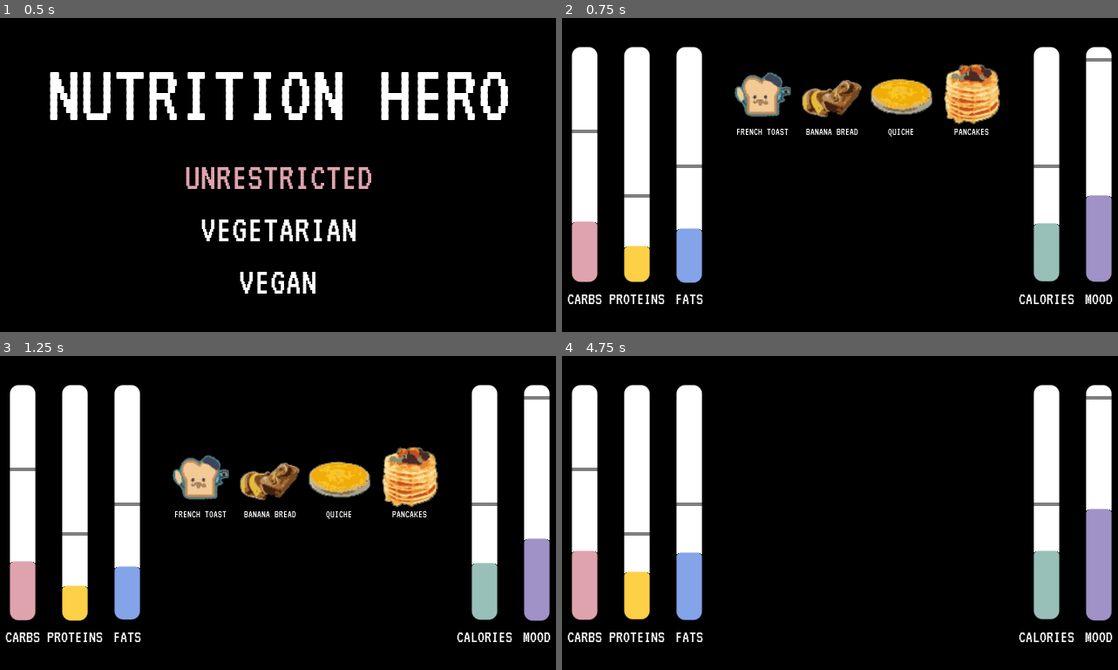
Above: before the commit, frames 1-4 (two rows, left to right).
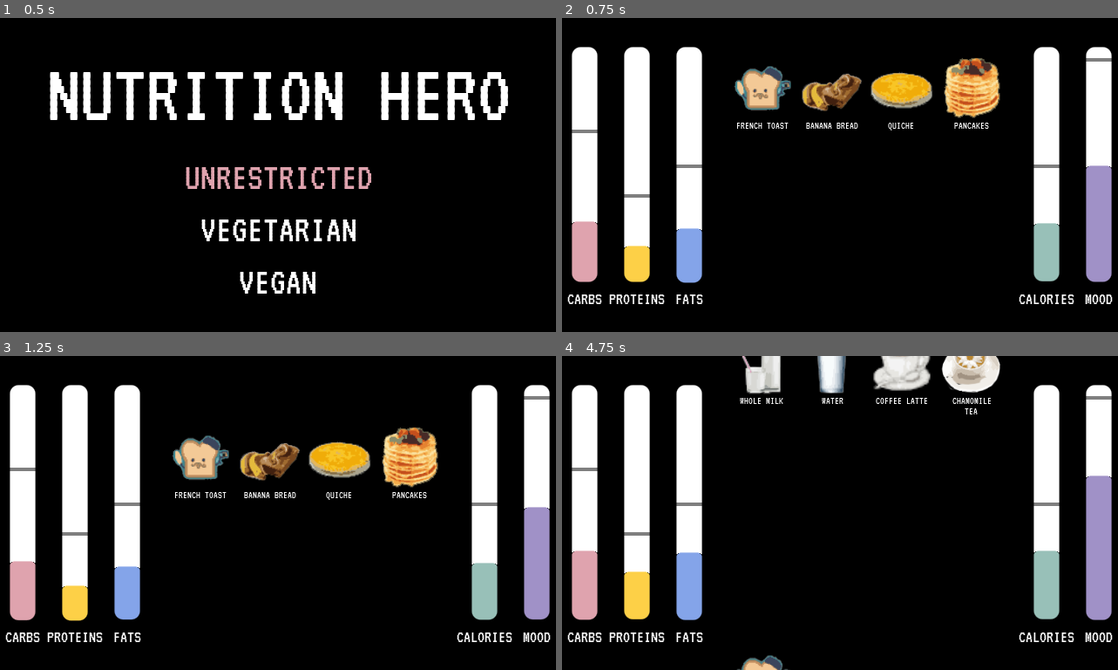
Above: after the commit, the same moments.

Repository: knightsean00/hippo
Game: Godot game, scene res://Scene/Game.tscn
Same seed, same stepped clock (60 frames per second), same inputs: the game is played once before the commit and once after it.
Inputs (mouse positions are in pixels of both pictures, inside the frame that each line leads up to):
- Up to frame 1 (0.5 s): no input
- Up to frame 2 (0.75 s): tap Enter at 0.5 s; move the mouse to (962, 159) at 0.52 s; click (962, 159) at 0.67 s
- Up to frame 3 (1.25 s): no input
- Up to frame 4 (4.75 s): move the mouse to (762, 478) at 1.27 s; click (762, 478) at 1.42 s; move the mouse to (895, 443) at 2.02 s; click (895, 443) at 2.17 s; move the mouse to (812, 575) at 2.77 s; click (812, 575) at 2.92 s; move the mouse to (1006, 560) at 3.52 s; click (1006, 560) at 3.67 s; move the mouse to (673, 465) at 4.27 s; click (673, 465) at 4.42 s

Frame 1 is identical in both runs. In frame 2, 5.4% of the frame differs, in the area x 30-99%, y 12-85%; in frame 3, 7.6%, in the area x 30-99%, y 22-85%; in frame 4, 4.4%.

Commit message:
Fix screen resizing issues

Diff:
--- a/src/Scene/FoodRow.gd
+++ b/src/Scene/FoodRow.gd
@@ -1,7 +1,7 @@
 extends Area2D
 
 onready var collision = get_node("CollisionShape2D")
-onready var audio = get_node("AudioStreamPlayer2D")
+onready var audio = get_node("AudioStreamPlayer")
 
 var foodSprite = load("res://Scene/FoodSprite.tscn").instance()
 var eating_sound = preload("res://Sounds/chomp.wav")
@@ -10,8 +10,7 @@
 
 var foods
 var time = 0
-var screenTime = 7
-var height = OS.get_window_size()
+var screenTime = 5
 var clicked = false
 
 func init(foods, startY):
@@ -41,4 +40,6 @@
 		add_child(foodSprite)
 
 func _process(delta):
-	position += Vector2(0, height[1] * delta / screenTime)
+#	var height = get_viewport().size.y
+	var height = 180
+	position += Vector2(0, height * delta / screenTime)
--- a/src/Scene/FoodRow.tscn
+++ b/src/Scene/FoodRow.tscn
@@ -8,5 +8,5 @@
 
 [node name="CollisionShape2D" type="CollisionShape2D" parent="."]
 
-[node name="AudioStreamPlayer2D" type="AudioStreamPlayer2D" parent="."]
+[node name="AudioStreamPlayer" type="AudioStreamPlayer" parent="."]
 stream = ExtResource( 2 )
--- a/src/Scene/Level.gd
+++ b/src/Scene/Level.gd
@@ -3,7 +3,6 @@
 var generator = preload("res://Scripts/ObjectProgression.gd").new()
 
 var food_items = "res://food_items.json"
-var height = OS.get_window_size()[1]
 
 var bar_info = [
 	{
@@ -44,10 +43,10 @@
 	},
 	{
 		"label": "mood",
-		"init_val": 7.5,
+		"init_val": 10,
 		"max_val": 20,
 		"ideal_val": 19,
-		"rate": -.012,
+		"rate": -.011,
 		"color": Color("#A192C8"),
 		"position": Vector2(300, 16)
 	},
@@ -112,6 +111,8 @@
 	var sequence = generator.choose_objects(food_types)
 
 	# make groupings
+#	var height = get_viewport().size.y
+	var height = 180
 	for i in range(sequence.size()):
 		var group = sequence[i]
 		var food_dicts = []
--- a/src/Scene/MainMenu.gd
+++ b/src/Scene/MainMenu.gd
@@ -41,10 +41,13 @@
 
 	if event is InputEventKey && event.pressed && [16777221, 16777222, 32].has(event.scancode):
 		if cur_select == 0:
+#			yield(get_tree().create_timer(3.0), "timeout")
 			regular()
 		elif cur_select == 1:
+#			yield(get_tree().create_timer(3.0), "timeout")
 			vegetarian()
 		elif cur_select == 2:
+#			yield(get_tree().create_timer(3.0), "timeout")
 			vegan()
 
 
Not shown, changed: src/Sounds/chomp.wav.import
Not shown, removed: src/food_items.prn
